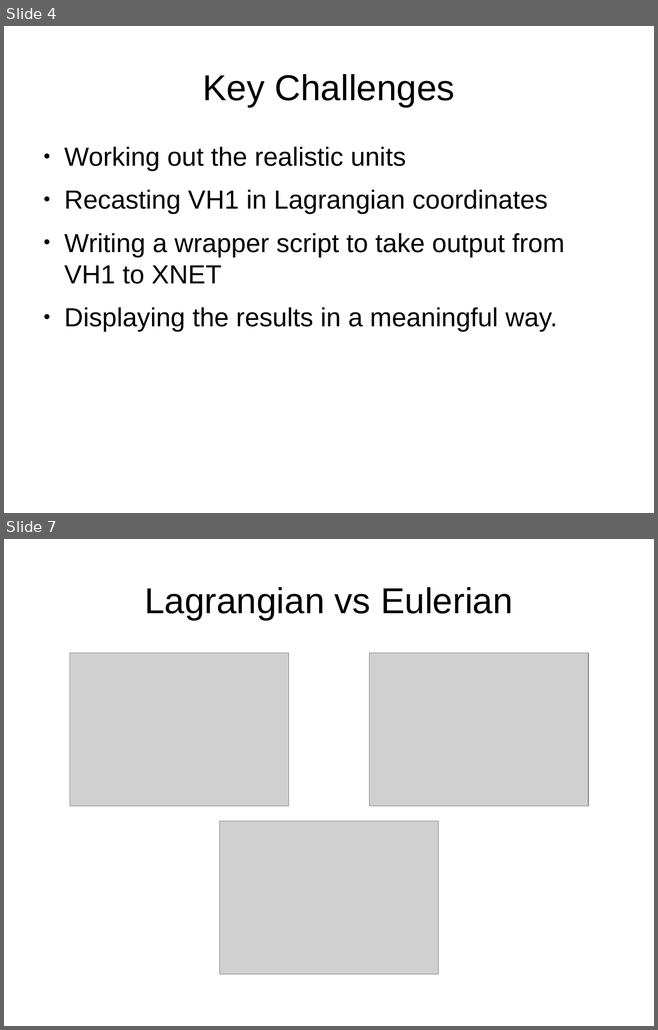
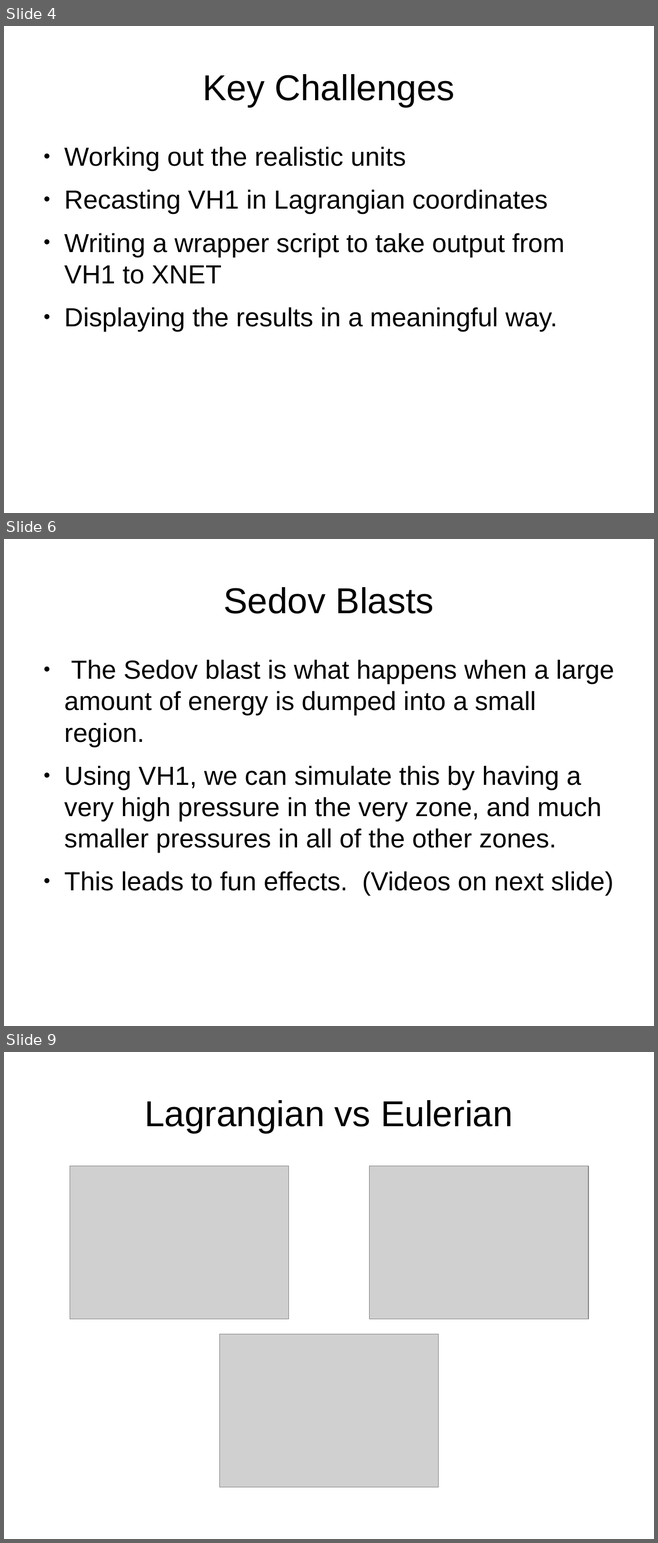
Before and after one commit to KJCook/sedov-solution, a slide deck: presentation.odp. Shown one above the other, each under a label of ours: slides 4 and 7 before the commit, slides 4, 6 and 9 after it; the slides between them are not shown. The pictures are 658x1030 and 658x1543 pixels, drawn with LibreOffice and Linux fonts; fonts in the diff are those of the drawing; grey boxes stand for pictures. Boxes give left, top, right and bottom in pixels: in the first picture for what was removed or moved away, otherwise in the second. Text is boxed around its words. In the diff, an @@ line names an element or a change of style, - is before the commit and + after.

```diff
--- a/presentation.odp
+++ b/presentation.odp
@@ slide 6 added at box(4, 539, 654, 1026), background #FFFFFF @@
@@ title added at box(224, 587, 434, 614), 44 pt, text #000000 @@
+Sedov Blasts
@@ text added at box(64, 660, 614, 896), 32 pt, text #000000 @@
+● The Sedov blast is what happens when a large amount of energy is dumped into a small region.
+● Using VH1, we can simulate this by having a very high pressure in the very zone, and much smaller pressures in all of the other zones.
+● This leads to fun effects. (Videos on next slide)
@@ what was slide 7 is now slide 9 @@
```
Also in this commit, not shown: 1 slide changed, 5 other slides added, 2 slides removed, 2 other files.
